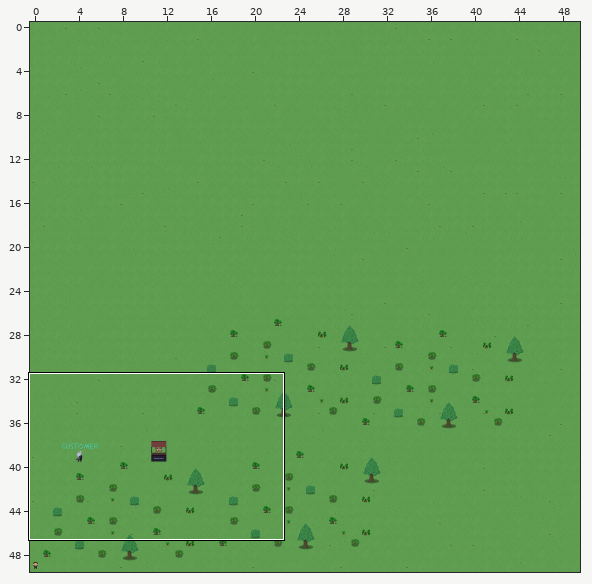
Tiled map -- assets/World/World.tmx. The picture above shows the old version from afar; the outline marks the close-up.
Close-up. Old version:
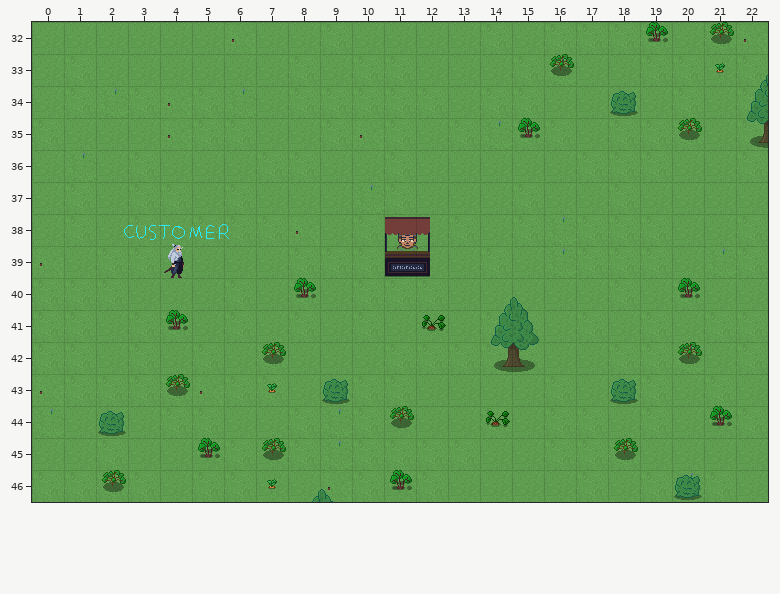
Cells are 32x32 px. Shown: x 0..22, y 32..46.
After:
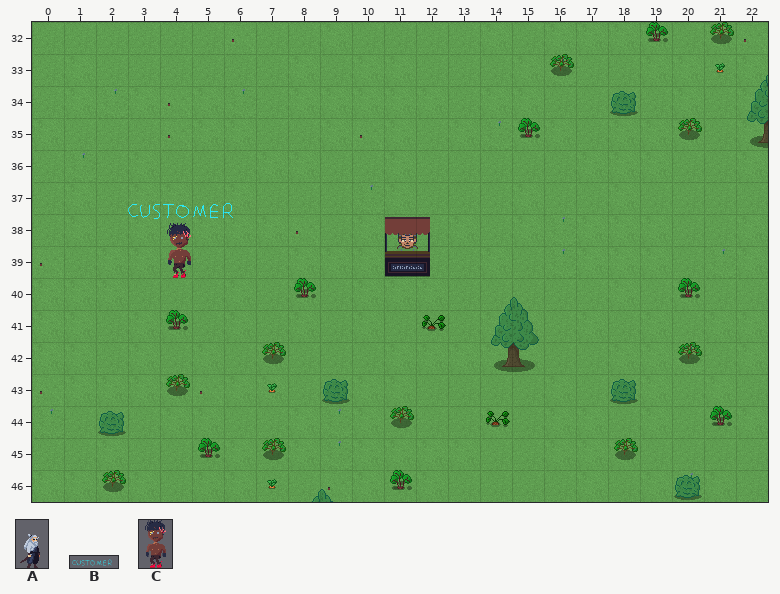
Key: from "Samurai": A 0 "Static"; from "customer": B 0 "Static"; from "ibo": C 0 "Static".
Objects are placed by their top-left corner, in cells (3,4 is the top-left corner of cell 3,4); size is 1x1 cell unless given.
Difference:
Layer "Objects":
changed: B "Static" at 2.7,38 size 4x1 -> B "Static" at 2.8,37.3 size 4x1
added: C "Static" at 4,38.3 size 1.2x1.7
removed: A "Static" at 4,38.5 size 1x1.5
Where, in picture pixels (left, top, right, bottom), the same in both close-ups:
changed: (124, 203, 233, 278)
